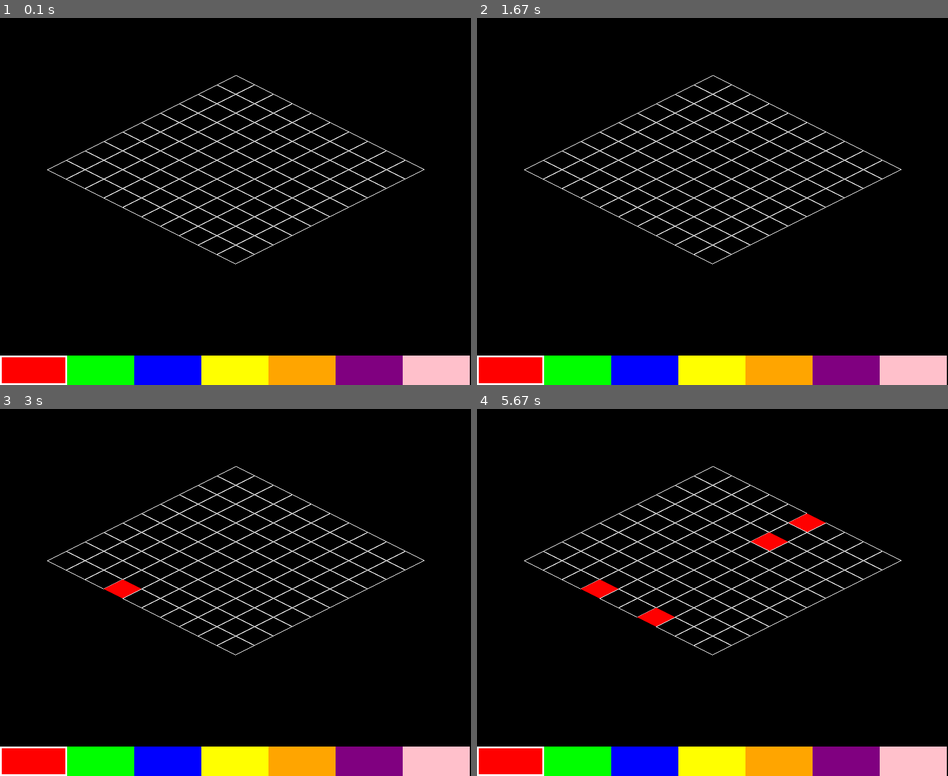
Above: before the commit, frames 1-4 (two rows, left to right).
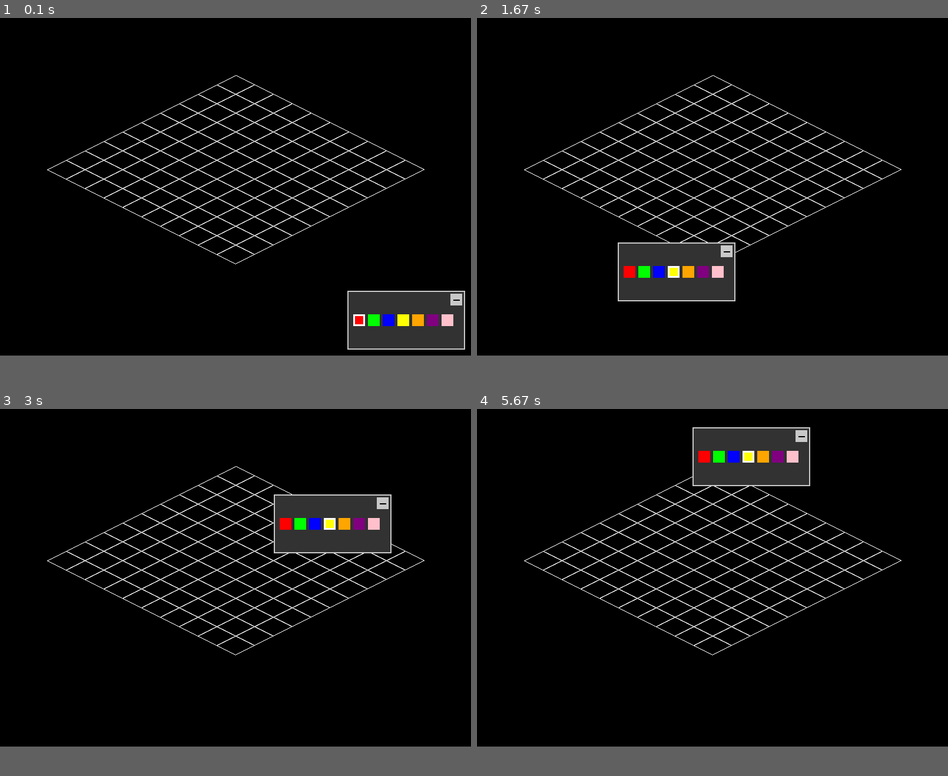
Above: after the commit, the same moments.

Repository: charlesastokes/pygame-town-builder
Game: pygame game, started from townbuilder-game-engine.py
Same seed, same stepped clock (60 frames per second), same inputs: the game is played once before the commit and once after it.
Inputs (mouse positions are in pixels of both pictures, inside the frame that each line leads up to):
- Up to frame 1 (0.1 s): no input
- Up to frame 2 (1.67 s): press the mouse at (882, 318) at 0.37 s; move the mouse to (726, 223) at 0.47 s; release the mouse at (566, 124) at 0.6 s; click (769, 208) at 0.72 s; press the mouse at (769, 208) at 1.03 s; move the mouse to (764, 194) at 1.13 s; release the mouse at (764, 179) at 1.27 s; press the mouse at (566, 124) at 1.37 s; move the mouse to (623, 197) at 1.47 s; release the mouse at (674, 271) at 1.6 s
- Up to frame 3 (3 s): press the mouse at (197, 662) at 1.7 s; move the mouse to (268, 585) at 1.8 s; release the mouse at (334, 508) at 1.93 s; press the mouse at (334, 508) at 2.03 s; move the mouse to (226, 548) at 2.13 s; release the mouse at (122, 585) at 2.27 s; press the mouse at (122, 585) at 2.37 s; move the mouse to (244, 640) at 2.47 s; release the mouse at (367, 695) at 2.6 s; press the mouse at (367, 695) at 2.7 s; move the mouse to (348, 610) at 2.8 s; release the mouse at (334, 522) at 2.93 s
- Up to frame 4 (5.67 s): press the mouse at (811, 522) at 3.03 s; move the mouse to (820, 497) at 3.13 s; release the mouse at (830, 471) at 3.27 s; press the mouse at (830, 471) at 3.37 s; move the mouse to (806, 504) at 3.47 s; release the mouse at (778, 541) at 3.6 s; press the mouse at (778, 541) at 3.7 s; move the mouse to (707, 511) at 3.8 s; release the mouse at (637, 482) at 3.93 s; press the mouse at (637, 482) at 4.03 s; move the mouse to (721, 467) at 4.13 s; release the mouse at (801, 453) at 4.27 s; press the mouse at (801, 453) at 4.37 s; move the mouse to (844, 533) at 4.47 s; release the mouse at (882, 610) at 4.6 s; press the mouse at (882, 610) at 4.7 s; move the mouse to (721, 566) at 4.8 s; release the mouse at (557, 519) at 4.93 s; press the mouse at (557, 519) at 5.03 s; move the mouse to (608, 566) at 5.13 s; release the mouse at (660, 618) at 5.27 s; press the mouse at (660, 618) at 5.37 s; move the mouse to (703, 537) at 5.47 s; release the mouse at (750, 456) at 5.6 s
In our replay, the window is 800x650 before the commit and 800x600 after it. These sizes can differ from the game's own. Grey fills any space a smaller window leaves; there, only what the larger window draws over its background counts as a difference.

The runs differ from the first frame. In frame 1, 11% of the frame differs, in the area x 0-100%, y 74-100%; in frame 2, 11%; in frame 3, 11%; in frame 4, 12%, in the area x 0-100%, y 4-100%.

Commit message:
Add movable and minimizable palette window to the game
Implemented a palette window that can be moved and minimized within the game screen, enhancing user interaction.

(Commit Message and Code Generated with AI)

Diff:
--- a/townbuilder-game-engine.py
+++ b/townbuilder-game-engine.py
@@ -7,9 +7,8 @@
 # Set up display
 SCREEN_WIDTH = 800
 SCREEN_HEIGHT = 600
-PALETTE_HEIGHT = 50  # Height of the color palette area
-screen = pygame.display.set_mode((SCREEN_WIDTH, SCREEN_HEIGHT + PALETTE_HEIGHT))
-pygame.display.set_caption("Isometric World Building Game with Color Palette")
+screen = pygame.display.set_mode((SCREEN_WIDTH, SCREEN_HEIGHT))
+pygame.display.set_caption("Isometric World Building Game with Movable Palette")
 
 # Define grid dimensions
 GRID_WIDTH = 10
@@ -38,6 +37,87 @@
 # Create a 2D grid to represent the world, storing the color of each tile
 world = [[None for x in range(GRID_WIDTH)] for y in range(GRID_HEIGHT)]
 
+# Palette window class
+class PaletteWindow:
+    def __init__(self, colors, width=200, height=100):
+        self.colors = colors
+        self.width = width
+        self.height = height
+        self.x = SCREEN_WIDTH - self.width - 10  # Start near the bottom-right corner
+        self.y = SCREEN_HEIGHT - self.height - 10
+        self.is_dragging = False
+        self.offset_x = 0
+        self.offset_y = 0
+        self.minimized = False
+        self.minimized_height = 30  # Height when minimized
+
+    def handle_event(self, event):
+        global selected_color
+        if event.type == pygame.MOUSEBUTTONDOWN:
+            mouse_x, mouse_y = event.pos
+            # Check if click is within the palette window
+            if self.rect.collidepoint(mouse_x, mouse_y):
+                if event.button == 1:  # Left click
+                    # Check for minimize button
+                    if self.minimize_rect.collidepoint(mouse_x, mouse_y):
+                        self.minimized = not self.minimized
+                    else:
+                        self.is_dragging = True
+                        self.offset_x = self.x - mouse_x
+                        self.offset_y = self.y - mouse_y
+                elif event.button == 3:  # Right click
+                    pass  # You can add more functionality here
+        elif event.type == pygame.MOUSEBUTTONUP:
+            if event.button == 1:
+                self.is_dragging = False
+        elif event.type == pygame.MOUSEMOTION:
+            if self.is_dragging:
+                mouse_x, mouse_y = event.pos
+                self.x = mouse_x + self.offset_x
+                self.y = mouse_y + self.offset_y
+                # Keep the window within the screen bounds
+                self.x = max(0, min(self.x, SCREEN_WIDTH - self.width))
+                self.y = max(0, min(self.y, SCREEN_HEIGHT - self.height))
+
+    def update(self):
+        pass  # Add any updates if necessary
+
+    def draw(self, surface):
+        # Draw the window background
+        if self.minimized:
+            window_height = self.minimized_height
+        else:
+            window_height = self.height
+        self.rect = pygame.Rect(self.x, self.y, self.width, window_height)
+        pygame.draw.rect(surface, (50, 50, 50), self.rect)
+        pygame.draw.rect(surface, (200, 200, 200), self.rect, 2)
+
+        # Draw the minimize button
+        self.minimize_rect = pygame.Rect(self.x + self.width - 25, self.y + 5, 20, 20)
+        pygame.draw.rect(surface, (200, 200, 200), self.minimize_rect)
+        pygame.draw.line(surface, (0, 0, 0), (self.minimize_rect.left + 5, self.minimize_rect.centery),
+                         (self.minimize_rect.right - 5, self.minimize_rect.centery), 2)
+
+        if self.minimized:
+            return  # Do not draw palette contents when minimized
+
+        # Draw the color palette inside the window
+        palette_margin = 10
+        color_box_size = (self.width - 2 * palette_margin) // len(self.colors)
+        for idx, color in enumerate(self.colors):
+            rect = pygame.Rect(
+                self.x + palette_margin + idx * color_box_size,
+                self.y + self.minimized_height + 10,
+                color_box_size - 5,
+                color_box_size - 5
+            )
+            pygame.draw.rect(surface, color, rect)
+            if color == selected_color:
+                pygame.draw.rect(surface, (255, 255, 255), rect, 3)
+
+# Instantiate the palette window
+palette_window = PaletteWindow(colors)
+
 # Function to convert grid coordinates to isometric screen coordinates
 def grid_to_iso(x, y):
     screen_x = (x - y) * (TILE_WIDTH // 2) + SCREEN_WIDTH // 2
@@ -62,25 +142,40 @@
     for event in pygame.event.get():
         if event.type == pygame.QUIT:
             running = False
-        # Handle mouse click events
-        elif event.type == pygame.MOUSEBUTTONDOWN:
-            if event.button == 1:  # Left mouse button
-                # Get mouse position
-                mouse_x, mouse_y = pygame.mouse.get_pos()
-                if mouse_y >= SCREEN_HEIGHT:
-                    # Clicked on the palette
-                    palette_x = mouse_x // (SCREEN_WIDTH // len(colors))
-                    if 0 <= palette_x < len(colors):
-                        selected_color = colors[palette_x]
-                else:
-                    # Convert screen coordinates to grid coordinates
-                    grid_x, grid_y = iso_to_grid(mouse_x, mouse_y)
-                    # Check if grid coordinates are within bounds
-                    if 0 <= grid_x < GRID_WIDTH and 0 <= grid_y < GRID_HEIGHT:
-                        if world[grid_y][grid_x] == selected_color:
-                            world[grid_y][grid_x] = None  # Remove color
-                        else:
-                            world[grid_y][grid_x] = selected_color  # Set selected color
+        else:
+            palette_window.handle_event(event)
+            # Handle mouse click events
+            if event.type == pygame.MOUSEBUTTONDOWN:
+                if event.button == 1:  # Left mouse button
+                    # Get mouse position
+                    mouse_x, mouse_y = pygame.mouse.get_pos()
+                    # Check if click is outside the palette window
+                    if not palette_window.rect.collidepoint(mouse_x, mouse_y):
+                        # Convert screen coordinates to grid coordinates
+                        grid_x, grid_y = iso_to_grid(mouse_x, mouse_y)
+                        # Check if grid coordinates are within bounds
+                        if 0 <= grid_x < GRID_WIDTH and 0 <= grid_y < GRID_HEIGHT:
+                            if world[grid_y][grid_x] == selected_color:
+                                world[grid_y][grid_x] = None  # Remove color
+                            else:
+                                world[grid_y][grid_x] = selected_color  # Set selected color
+                    else:
+                        # Check if click is on a color box when not minimized
+                        if not palette_window.minimized:
+                            palette_margin = 10
+                            color_box_size = (palette_window.width - 2 * palette_margin) // len(colors)
+                            for idx, color in enumerate(colors):
+                                rect = pygame.Rect(
+                                    palette_window.x + palette_margin + idx * color_box_size,
+                                    palette_window.y + palette_window.minimized_height + 10,
+                                    color_box_size - 5,
+                                    color_box_size - 5
+                                )
+                                if rect.collidepoint(mouse_x, mouse_y):
+                                    selected_color = color
+
+    # Update
+    palette_window.update()
 
     # Clear the screen
     screen.fill((0, 0, 0))
@@ -103,14 +198,8 @@
                 # Empty tile
                 pygame.draw.polygon(screen, (255, 255, 255), tile_points, 1)
 
-    # Draw the color palette
-    palette_width = SCREEN_WIDTH // len(colors)
-    for idx, color in enumerate(colors):
-        rect = pygame.Rect(idx * palette_width, SCREEN_HEIGHT, palette_width, PALETTE_HEIGHT)
-        pygame.draw.rect(screen, color, rect)
-        if color == selected_color:
-            # Highlight the selected color
-            pygame.draw.rect(screen, (255, 255, 255), rect, 3)
+    # Draw the palette window
+    palette_window.draw(screen)
 
     # Update the display
     pygame.display.flip()
